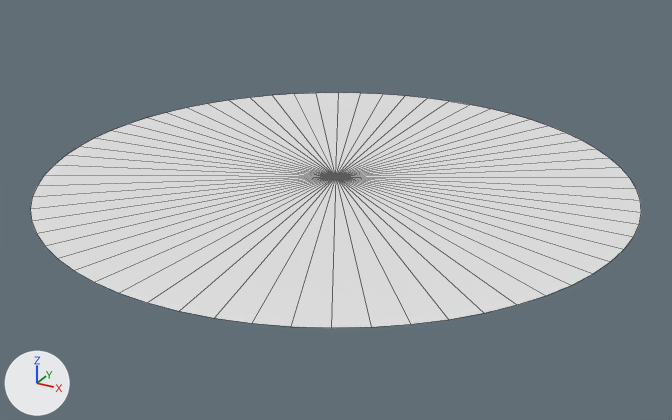
The Blender file Assets/circle.blend, before and after one commit.
Before and after are seen from a 50 mm camera at (1.43, -2.6, 1.175) aimed at (0.022, -0.039, -0.105). Arrows for +X, +Y and +Z are at lower left; the lights stay in place. Mesh edges are drawn as thin lines.
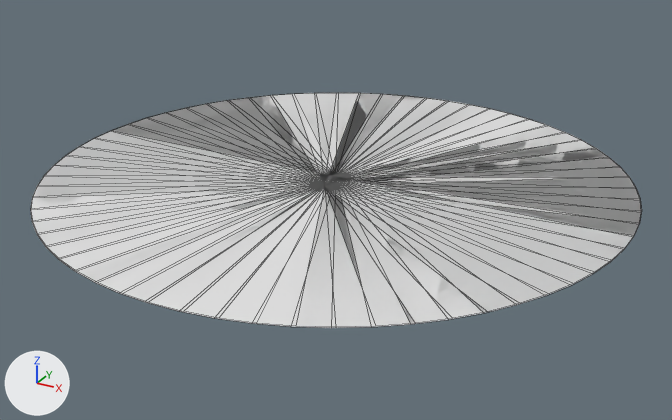
Where the change shows, as pixel boxes (x1, y1, x2, y2) in the pictures (672 x 420 px):
'Circle', reshaped: before (31, 93, 641, 328); after (31, 93, 642, 328)
part 1 of me_circle, added: after (31, 93, 642, 327)

The change in detail:
me_circle is used by ob_circle; location (0.0, 0.0, 0.0).
me_circle had 65 vertices, 64 faces and spanned x -1.0..1.0, y -1.0..1.0, z 0.0.
me_circle now has 130 vertices, 128 faces and spans x -1.0..1.0, y -1.0..1.0, z 0.0.
me_circle part 1: a new loose piece of 65 vertices spanning x -1.0..1.0, y -1.0..1.0, z 0.0.
